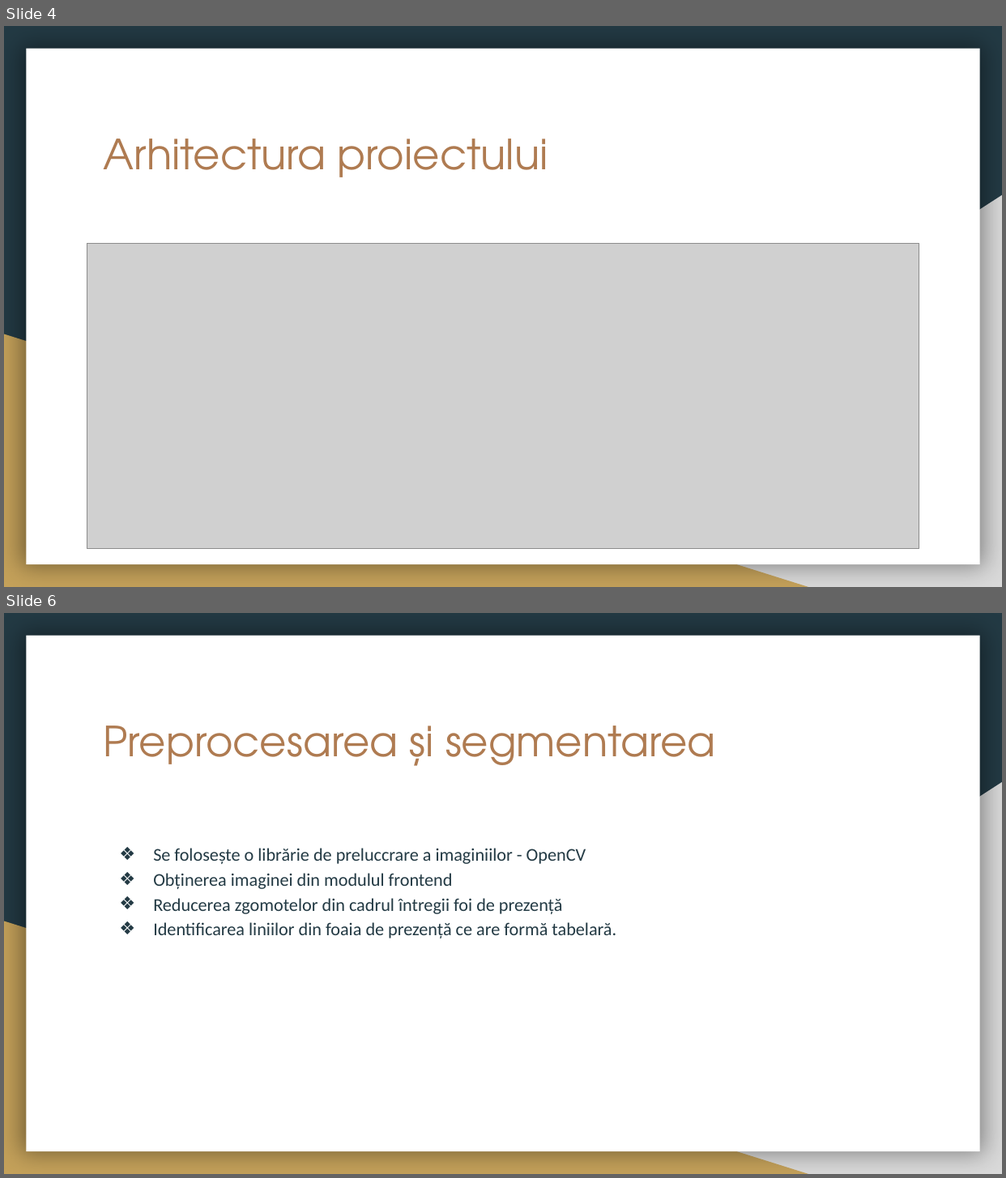
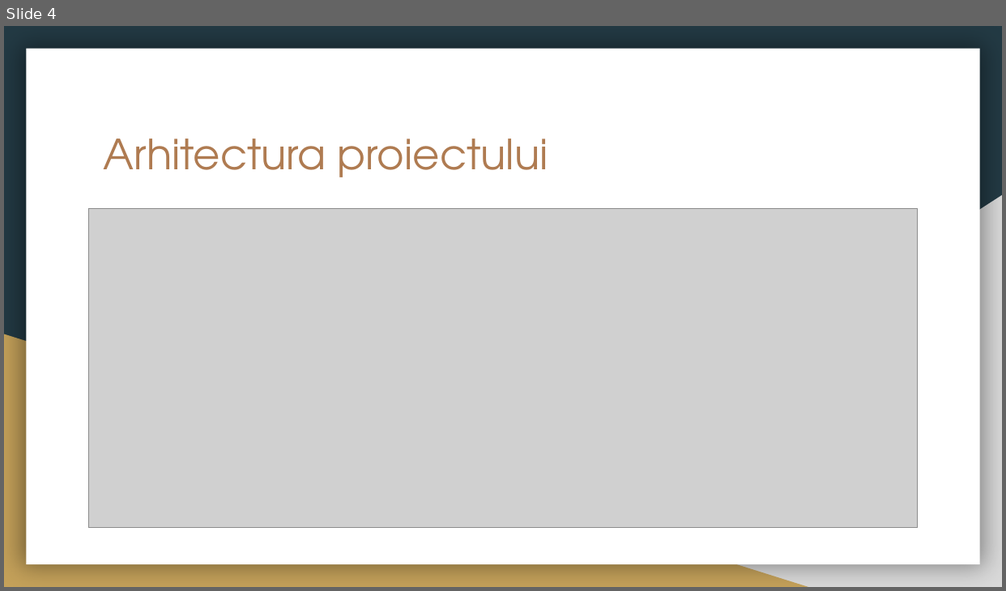
Before and after one commit to CiprianBodnar/BodnarIoanCiprianLicenta2019, a slide deck: Licenta2019BodnarIoanCiprian/Licenta.pptx. Shown one above the other, each under a label of ours: slides 4 and 6 before the commit, slide 4 after it; the slides between them are not shown. The pictures are 1006x1178 and 1006x591 pixels, drawn with LibreOffice and Linux fonts; fonts in the diff are those of the drawing; grey boxes stand for pictures. Boxes give left, top, right and bottom in pixels: in the first picture for what was removed or moved away, otherwise in the second. Text is boxed around its words. In the diff, an @@ line names an element or a change of style, - is before the commit and + after.

```diff
--- a/Licenta2019BodnarIoanCiprian/Licenta.pptx
+++ b/Licenta2019BodnarIoanCiprian/Licenta.pptx
@@ slide 6 removed at <box>4,613,1002,1174</box>, background #233A44; not listed: 3 template elements that a slide beside it also shows @@
@@ title removed at <box>104,726,716,766</box> @@
-Preprocesarea și segmentarea
@@ text removed at <box>153,848,616,939</box> @@
-❖ Se folosește o librărie de preluccrare a imaginiilor - OpenCV
-❖ Obținerea imaginei din modulul frontend
-❖ Reducerea zgomotelor din cadrul întregii foi de prezență
-❖ Identificarea liniilor din foaia de prezență ce are formă tabelară.
@@ slide 4 changed as well @@
@@ picture: place and size @@
-picture at <box>87,244,918,549</box>
+picture at <box>89,208,917,528</box>
```
Also in this commit, not shown: 4 other slides changed, 8 slides added, 6 other slides removed, 1 other file.
